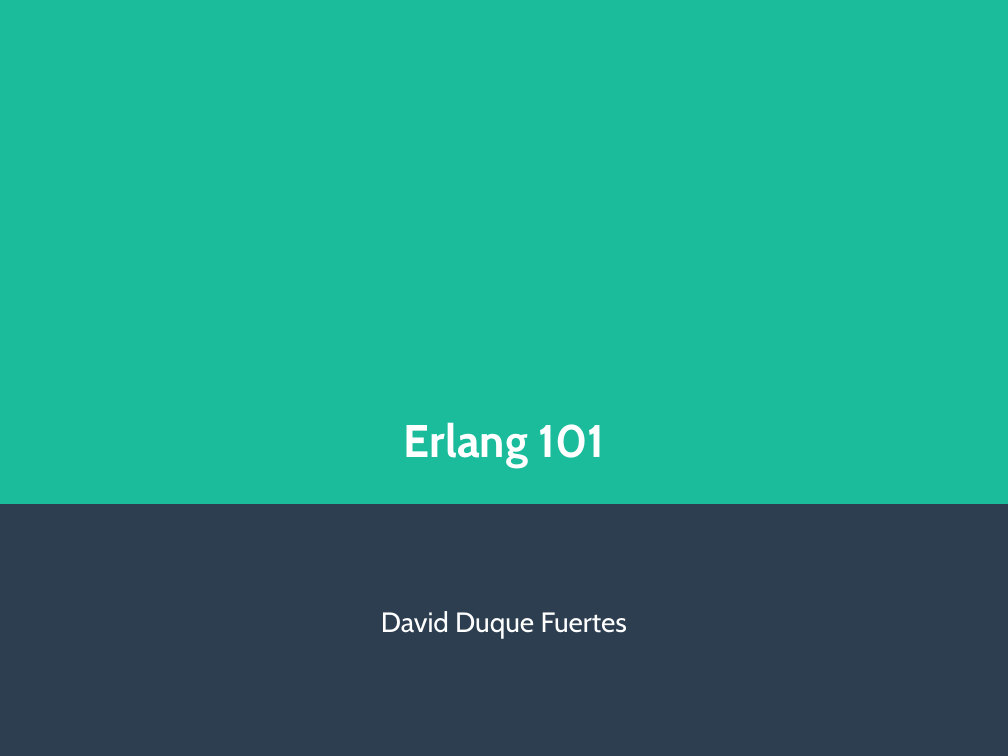
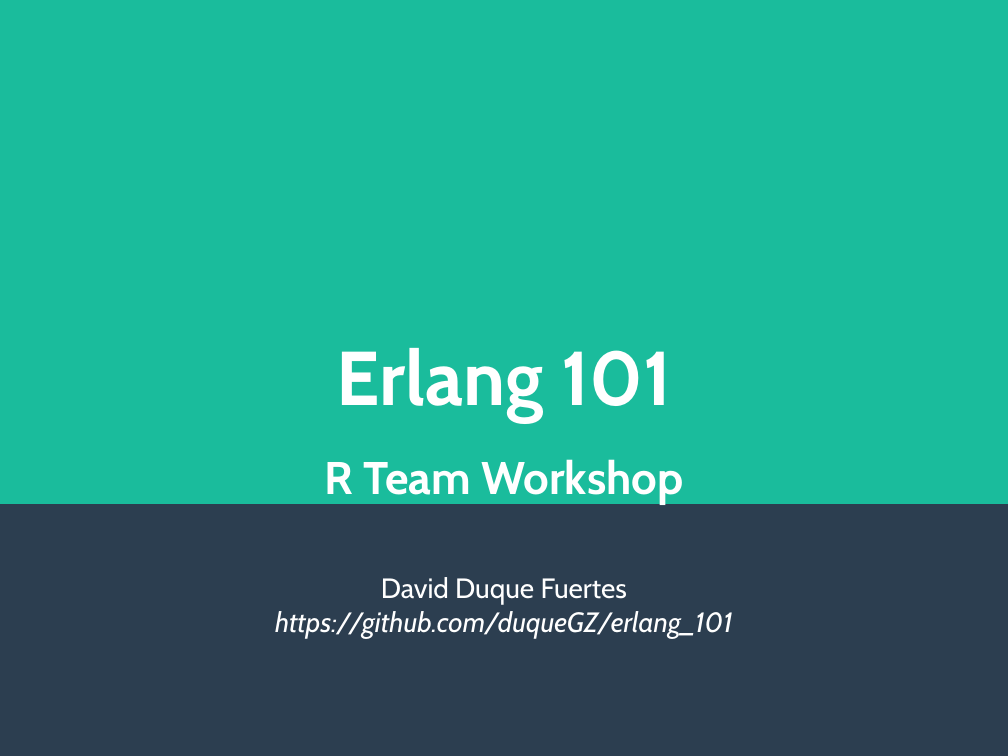
Before and after one commit to duqueGZ/erlang_101, a slide deck: slide 1 of doc/slides_erlang_101.odp. Drawn at 1008x756 pixels with LibreOffice and Linux fonts; fonts in the diff are those of the drawing. Boxes give left, top, right and bottom in pixels: in the first picture for what was removed or moved away, otherwise in the second. Text is boxed around its words. In the diff, an @@ line names an element or a change of style, - is before the commit and + after.

```diff
--- a/doc/slides_erlang_101.odp
+++ b/doc/slides_erlang_101.odp
@@ title at (x1=324, y1=348, x2=683, y2=505): text changed @@
-Erlang 101
+Erlang 101
+R Team Workshop
@@ subtitle at (x1=275, y1=611, x2=733, y2=638): paragraph added @@
+https://github.com/duqueGZ/erlang_101
```
Also in this commit, not shown: 2 other slides changed, 11 slides added, 6 other files.
